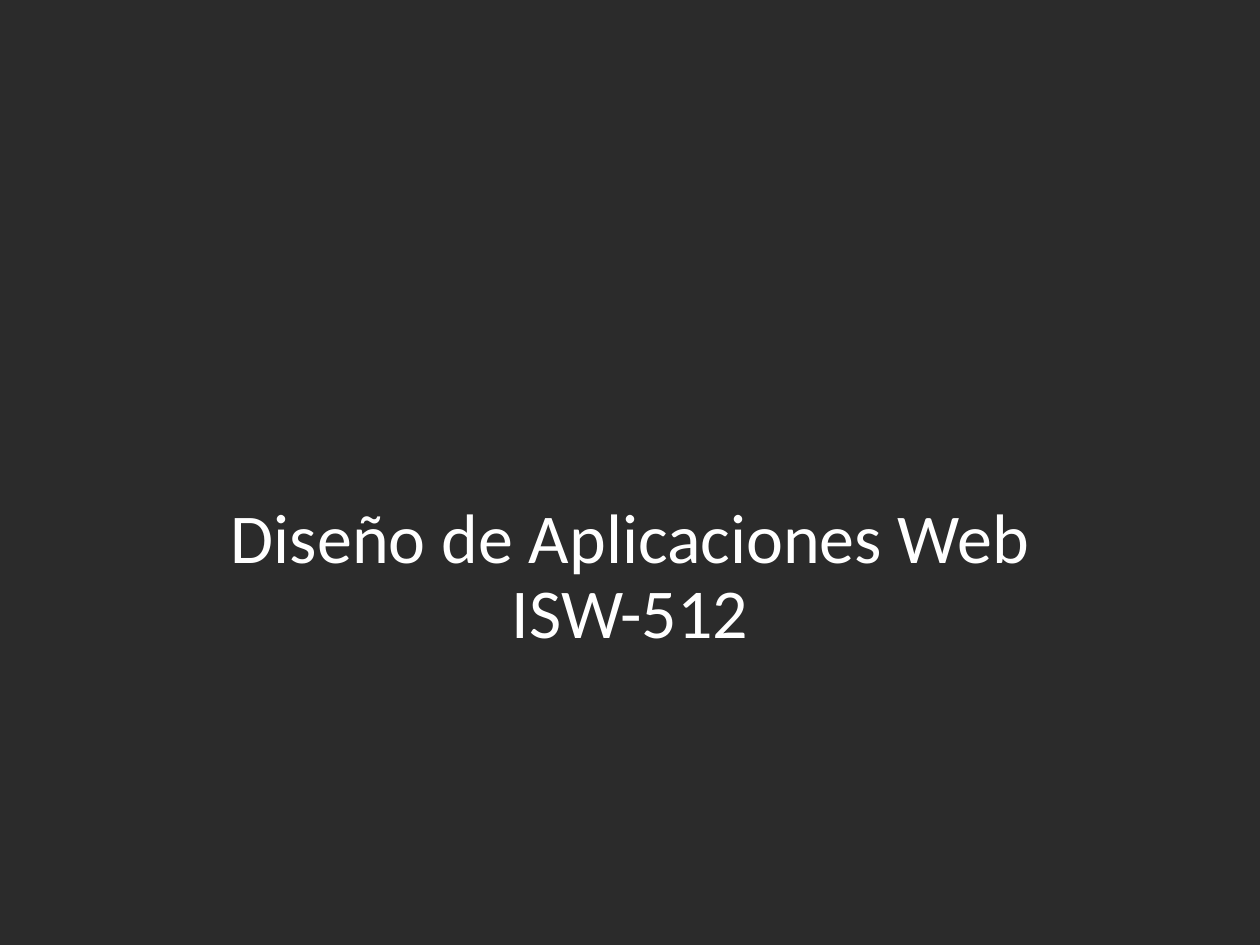
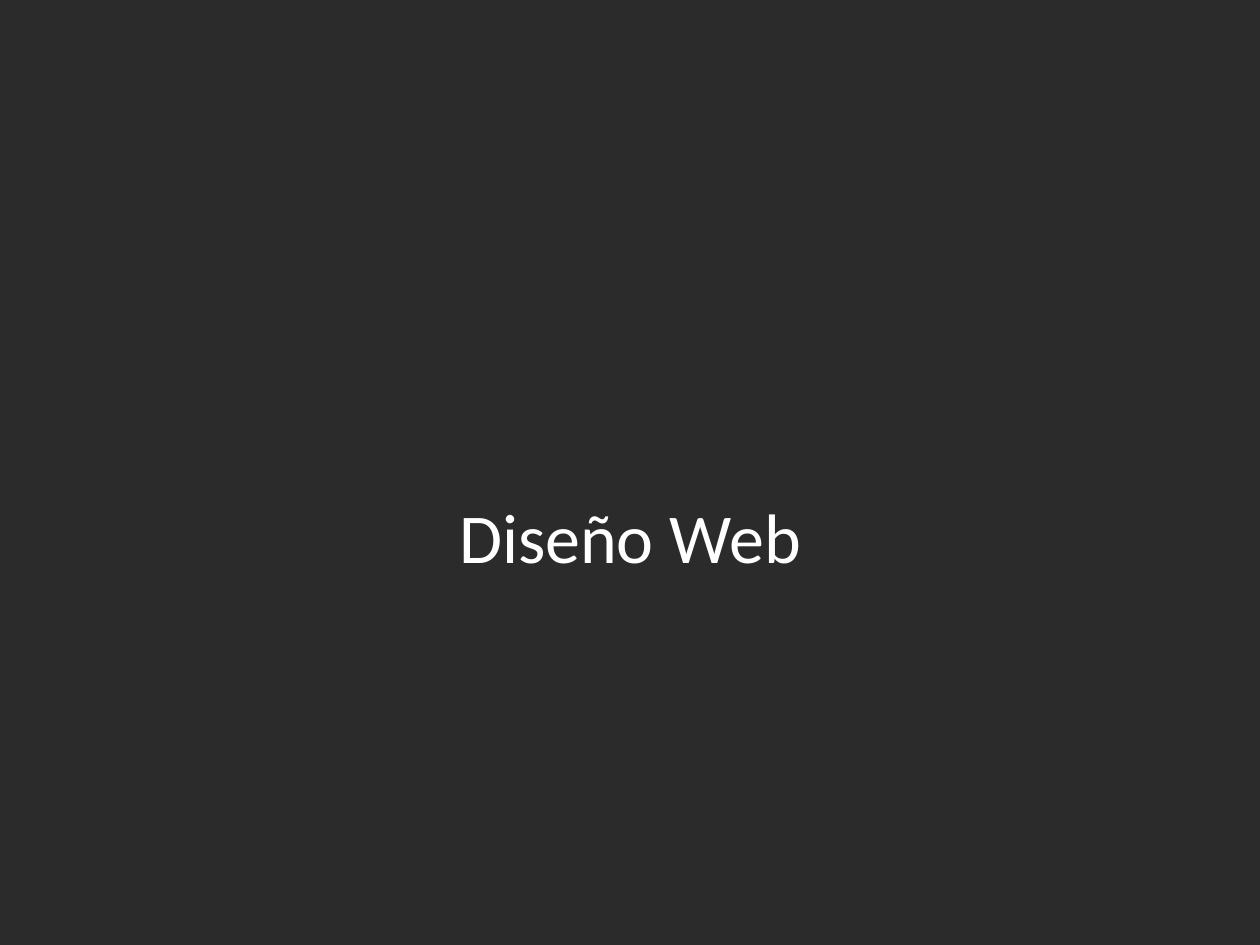
Before and after one commit to ejimenezdelgado/ext_web_2_2018, a slide deck: slide 1 of Clase 3/clase4.pptx. Drawn at 1260x945 pixels with LibreOffice and Linux fonts; fonts in the diff are those of the drawing; background and template pictures are left out; a plain dark background stands for a picture behind light text. Boxes give left, top, right and bottom in pixels: in the first picture for what was removed or moved away, otherwise in the second. Text is boxed around its words. In the diff, an @@ line names an element or a change of style, - is before the commit and + after.

Commit message:
clase 3

```diff
--- a/Clase 3/clase4.pptx
+++ b/Clase 3/clase4.pptx
@@ subtitle at (x1=459, y1=514, x2=801, y2=564): text changed @@
-Diseño de Aplicaciones Web
-ISW-512
+Diseño Web
```
